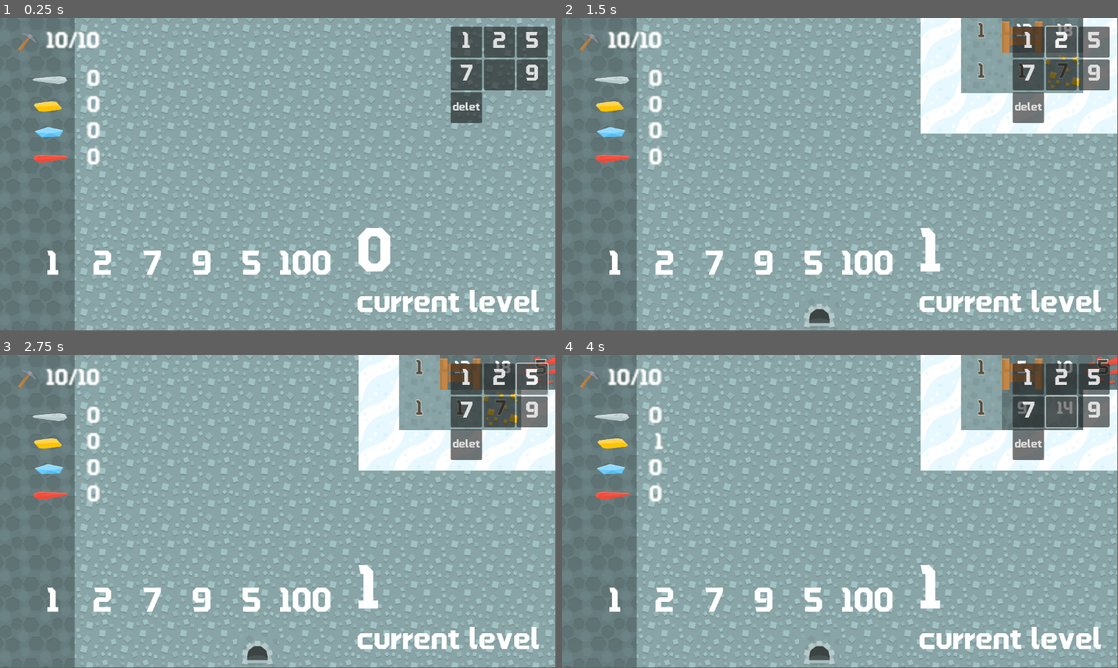
Above: before the commit, frames 1-4 (two rows, left to right).
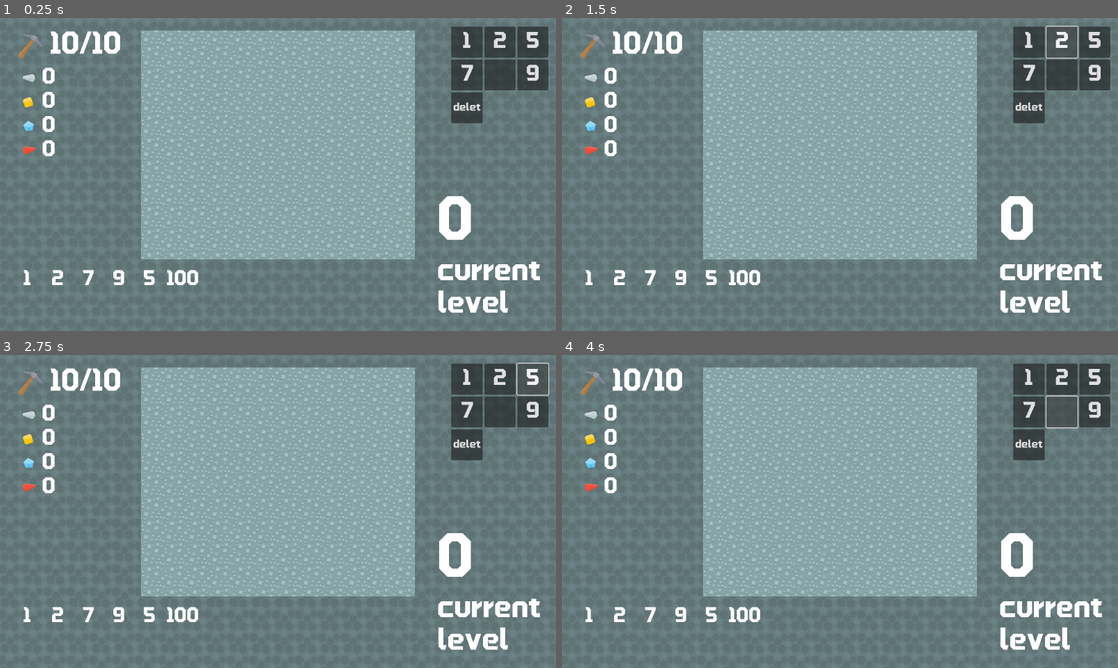
Above: after the commit, the same moments.

Repository: gwhyang/ld-58-collector
Game: Godot game, scene res://main.tscn
Same seed, same stepped clock (60 frames per second), same inputs: the game is played once before the commit and once after it.
Inputs (mouse positions are in pixels of both pictures, inside the frame that each line leads up to):
- Up to frame 1 (0.25 s): no input
- Up to frame 2 (1.5 s): click "1" at 0.5 s; click "2" at 1.25 s
- Up to frame 3 (2.75 s): click "5" at 2 s
- Up to frame 4 (4 s): click "7" at 2.75 s; click (1062, 411) at 3.5 s
In our replay, the window is 799x449 before the commit and 800x450 after it. These sizes can differ from the game's own. Grey fills any space a smaller window leaves; there, only what the larger window draws over its background counts as a difference.

The runs differ from the first frame. In frame 1, 55% of the frame differs, in the area x 3-100%, y 0-100%; in frame 2, 58%; in frame 3, 57%; in frame 4, 57%.

Commit message:
UI rendering

Diff:
--- a/Scene/element/upgrate.tscn
+++ b/Scene/element/upgrate.tscn
@@ -30,6 +30,7 @@
 [node name="Label" type="Label" parent="VBoxContainer"]
 custom_minimum_size = Vector2(128, 64)
 layout_mode = 2
+theme_override_font_sizes/font_size = 24
 text = "wefwfewe"
 horizontal_alignment = 1
 vertical_alignment = 1
@@ -105,6 +106,7 @@
 [node name="Button" type="Button" parent="VBoxContainer"]
 custom_minimum_size = Vector2(128, 32)
 layout_mode = 2
+theme_override_font_sizes/font_size = 32
 text = "Upgrade"
 
 [connection signal="pressed" from="VBoxContainer/Button" to="." method="_on_button_pressed"]
--- a/Scene/level_up.tscn
+++ b/Scene/level_up.tscn
@@ -154,16 +154,15 @@
 
 [node name="exit" type="Button" parent="."]
 layout_mode = 1
-anchors_preset = 6
+anchors_preset = 3
 anchor_left = 1.0
-anchor_top = 0.5
+anchor_top = 1.0
 anchor_right = 1.0
-anchor_bottom = 0.5
-offset_left = -8.0
-offset_top = -4.0
-offset_bottom = 4.0
+anchor_bottom = 1.0
+offset_left = -287.0
+offset_top = -72.0
 grow_horizontal = 0
-grow_vertical = 2
+grow_vertical = 0
 theme_override_font_sizes/font_size = 64
 text = "CONTINUE"
 
--- a/Scene/mine_game.tscn
+++ b/Scene/mine_game.tscn
@@ -30,6 +30,51 @@
 "values": [Rect2(128, 768, 128, 128)]
 }
 
+[sub_resource type="Animation" id="Animation_j2tqo"]
+resource_name = "1"
+tracks/0/type = "value"
+tracks/0/imported = false
+tracks/0/enabled = true
+tracks/0/path = NodePath(".:texture:region")
+tracks/0/interp = 1
+tracks/0/loop_wrap = true
+tracks/0/keys = {
+"times": PackedFloat32Array(0),
+"transitions": PackedFloat32Array(1),
+"update": 0,
+"values": [Rect2(128, 640, 128, 128)]
+}
+
+[sub_resource type="Animation" id="Animation_8841h"]
+resource_name = "2"
+tracks/0/type = "value"
+tracks/0/imported = false
+tracks/0/enabled = true
+tracks/0/path = NodePath(".:texture:region")
+tracks/0/interp = 1
+tracks/0/loop_wrap = true
+tracks/0/keys = {
+"times": PackedFloat32Array(0),
+"transitions": PackedFloat32Array(1),
+"update": 0,
+"values": [Rect2(128, 896, 128, 128)]
+}
+
+[sub_resource type="Animation" id="Animation_2h1yp"]
+resource_name = "3"
+tracks/0/type = "value"
+tracks/0/imported = false
+tracks/0/enabled = true
+tracks/0/path = NodePath(".:texture:region")
+tracks/0/interp = 1
+tracks/0/loop_wrap = true
+tracks/0/keys = {
+"times": PackedFloat32Array(0),
+"transitions": PackedFloat32Array(1),
+"update": 0,
+"values": [Rect2(256, 0, 128, 128)]
+}
+
 [sub_resource type="Animation" id="Animation_d1uhf"]
 length = 0.001
 tracks/0/type = "value"
@@ -45,51 +90,6 @@
 "values": [Rect2(128, 768, 128, 128)]
 }
 
-[sub_resource type="Animation" id="Animation_j2tqo"]
-resource_name = "1"
-tracks/0/type = "value"
-tracks/0/imported = false
-tracks/0/enabled = true
-tracks/0/path = NodePath(".:texture:region")
-tracks/0/interp = 1
-tracks/0/loop_wrap = true
-tracks/0/keys = {
-"times": PackedFloat32Array(0),
-"transitions": PackedFloat32Array(1),
-"update": 0,
-"values": [Rect2(128, 640, 128, 128)]
-}
-
-[sub_resource type="Animation" id="Animation_8841h"]
-resource_name = "2"
-tracks/0/type = "value"
-tracks/0/imported = false
-tracks/0/enabled = true
-tracks/0/path = NodePath(".:texture:region")
-tracks/0/interp = 1
-tracks/0/loop_wrap = true
-tracks/0/keys = {
-"times": PackedFloat32Array(0),
-"transitions": PackedFloat32Array(1),
-"update": 0,
-"values": [Rect2(128, 896, 128, 128)]
-}
-
-[sub_resource type="Animation" id="Animation_2h1yp"]
-resource_name = "3"
-tracks/0/type = "value"
-tracks/0/imported = false
-tracks/0/enabled = true
-tracks/0/path = NodePath(".:texture:region")
-tracks/0/interp = 1
-tracks/0/loop_wrap = true
-tracks/0/keys = {
-"times": PackedFloat32Array(0),
-"transitions": PackedFloat32Array(1),
-"update": 0,
-"values": [Rect2(256, 0, 128, 128)]
-}
-
 [sub_resource type="AnimationLibrary" id="AnimationLibrary_nfayv"]
 _data = {
 &"0": SubResource("Animation_e2u1h"),
@@ -186,8 +186,8 @@
 script = ExtResource("6_qit1u")
 
 [node name="Camera2D" type="Camera2D" parent="world"]
-position = Vector2(320, 384)
-zoom = Vector2(1.315, 1.315)
+position = Vector2(384, 402.22)
+zoom = Vector2(0.74, 0.74)
 
 [node name="UI" type="CanvasLayer" parent="."]
 
@@ -196,7 +196,6 @@
 offset_top = 26.000004
 offset_right = 72.0
 offset_bottom = 157.0
-scale = Vector2(3.02, 3.02)
 size_flags_horizontal = 3
 size_flags_vertical = 3
 theme_override_constants/separation = 10
@@ -218,6 +217,7 @@
 
 [node name="ap" type="Label" parent="UI/points/HBoxContainer"]
 layout_mode = 2
+theme_override_font_sizes/font_size = 64
 text = "0"
 
 [node name="LabelChanger" parent="UI/points/HBoxContainer/ap" instance=ExtResource("5_3kdw7")]
@@ -231,12 +231,12 @@
 
 [node name="TextureRect" type="TextureRect" parent="UI/points/VBoxContainer/HBoxContainer2"]
 layout_mode = 2
-size_flags_horizontal = 3
 texture = SubResource("AtlasTexture_qit1u")
 expand_mode = 2
 
 [node name="iron" type="Label" parent="UI/points/VBoxContainer/HBoxContainer2"]
 layout_mode = 2
+theme_override_font_sizes/font_size = 48
 text = "0"
 
 [node name="LabelChanger" parent="UI/points/VBoxContainer/HBoxContainer2/iron" instance=ExtResource("5_3kdw7")]
@@ -246,12 +246,12 @@
 
 [node name="TextureRect" type="TextureRect" parent="UI/points/VBoxContainer/HBoxContainer3"]
 layout_mode = 2
-size_flags_horizontal = 3
 texture = SubResource("AtlasTexture_sgoca")
 expand_mode = 2
 
 [node name="gold" type="Label" parent="UI/points/VBoxContainer/HBoxContainer3"]
 layout_mode = 2
+theme_override_font_sizes/font_size = 48
 text = "0"
 
 [node name="LabelChanger" parent="UI/points/VBoxContainer/HBoxContainer3/gold" instance=ExtResource("5_3kdw7")]
@@ -261,12 +261,12 @@
 
 [node name="TextureRect" type="TextureRect" parent="UI/points/VBoxContainer/HBoxContainer4"]
 layout_mode = 2
-size_flags_horizontal = 3
 texture = SubResource("AtlasTexture_pufb1")
 expand_mode = 2
 
 [node name="diamond" type="Label" parent="UI/points/VBoxContainer/HBoxContainer4"]
 layout_mode = 2
+theme_override_font_sizes/font_size = 48
 text = "0"
 
 [node name="LabelChanger" parent="UI/points/VBoxContainer/HBoxContainer4/diamond" instance=ExtResource("5_3kdw7")]
@@ -276,12 +276,12 @@
 
 [node name="TextureRect" type="TextureRect" parent="UI/points/VBoxContainer/HBoxContainer5"]
 layout_mode = 2
-size_flags_horizontal = 3
 texture = SubResource("AtlasTexture_hdmc4")
 expand_mode = 2
 
 [node name="blood" type="Label" parent="UI/points/VBoxContainer/HBoxContainer5"]
 layout_mode = 2
+theme_override_font_sizes/font_size = 48
 text = "0"
 
 [node name="LabelChanger" parent="UI/points/VBoxContainer/HBoxContainer5/blood" instance=ExtResource("5_3kdw7")]
@@ -290,12 +290,12 @@
 anchors_preset = 2
 anchor_top = 1.0
 anchor_bottom = 1.0
-offset_left = 64.0
-offset_top = -169.00003
-offset_right = 192.0
-offset_bottom = 63.0
+offset_left = 28.0
+offset_top = -128.0
+offset_right = 900.0
+offset_bottom = 104.0
 grow_vertical = 0
-scale = Vector2(0.715, 0.715)
+scale = Vector2(0.44, 0.44)
 size_flags_horizontal = 4
 size_flags_vertical = 4
 theme_override_constants/separation = 16
@@ -416,6 +416,7 @@
 [node name="current_level2" type="Label" parent="UI/VBoxContainer"]
 layout_mode = 2
 theme_override_font_sizes/font_size = 64
-text = "current level"
+text = "current
+level"
 
 [connection signal="selected_num" from="UI/Label_selector" to="." method="_on_label_selector_selected_num"]
--- a/mine_game.gd
+++ b/mine_game.gd
@@ -15,7 +15,26 @@
 @export var enable:bool = true
 
 var gained_mineral:Dictionary
-var level_state:int = on_start
+var level_state:int = on_start:
+	set(v):
+		if v == level_state:
+			return
+		match level_state:
+			fail:
+				labeler.show()
+				coverer.show()
+				hider.show()
+				reminder.show()
+				message.show()
+		match v:
+			fail:
+				labeler.hide()
+				coverer.hide()
+				hider.hide()
+				reminder.hide()
+				message.hide()
+		level_state = v
+
 var current_level:int = 0:
 	set(v):
 		if v == current_level:
@@ -27,12 +46,12 @@
 	Game.white:10,
 	Game.gold:3,
 	Game.blue:0,
-	Game.red:7},{
+	Game.red:4},{
 	Game.none:30,
 	Game.white:8,
 	Game.gold:6,
 	Game.blue:0,
-	Game.red:5},{
+	Game.red:3},{
 	Game.none:27,
 	Game.white:4,
 	Game.gold:6,
@@ -50,7 +69,9 @@
 @onready var mine: TileMapLayer = $world/mine
 @onready var coverer: TileMapLayer = $world/coverer
 @onready var message: TileMapLayer = $world/message
+@onready var reminder: TileMapLayer = $world/reminder
 @onready var hider: TileMapLayer = $world/hider
+@onready var labeler: TileMapLayer = $world/labeler
 @onready var cave_generator: Node = %cave_generator
 @onready var label_selector: Control = $UI/Label_selector
 @onready var level_label: Label = $UI/VBoxContainer/current_level
@@ -120,6 +141,12 @@
 
 		processing:
 			pass
+		fail:
+			current_level = 0
+			recover()
+			level_state = on_start
+			action_points = max_ap
+			return
 
 	if dug_cell in coverer.get_used_cells():
 		print("dig blocked")
@@ -195,13 +222,12 @@
 		try_label()
 
 func game_fail():
-	current_level = 0
-	recover()
-	level_state = on_start
-	action_points = max_ap
+	level_state = fail
 	for key in gained_mineral:
 		gained_mineral[key] = 0
 	notify_minernal_changed()
+	action_points=0
+
 
 func exit_mine():
 	for mineral in Game.player_assets:
--- a/project.godot
+++ b/project.godot
@@ -20,8 +20,13 @@
 Game="*res://Global/game.gd"
 EventBus="*res://Global/event_bus.gd"
 
+[display]
+
+window/stretch/mode="viewport"
+
 [gui]
 
+theme/default_font_multichannel_signed_distance_field=true
 theme/custom_font="uid://c8aejbpje1y2o"
 
 [input]
